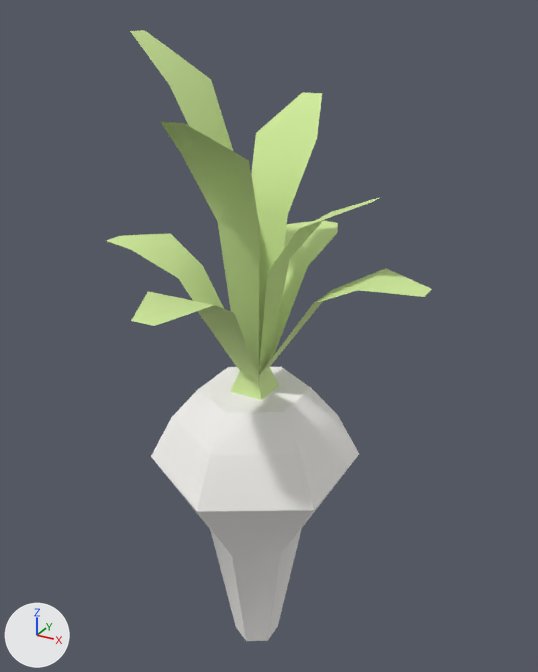
One commit to the glTF model example_game/world/props/crop-turnip.prop/model.glb: the scene before it, then after it.
Both versions are drawn from a 50 mm camera at (0.852, -1.474, 1.678) aimed at (0.01, 0.058, 0.912). The axes (+X, +Y, +Z) are drawn at lower left. The lights are the same throughout. The older version comes first. Vertices at exactly the same position are counted once.

Script lines for the objects in view, before the commit:
```python
me_model = bpy.data.meshes.new('model')
me_model.from_pydata(...)  # 86 vertices, 120 faces; spans x -0.43..0.43, y -0.43..0.43, z -0.02..1.63
me_model.materials.append(mat_style)
ob_model = bpy.data.objects.new('model', me_model)
ob_model.location = (0.0, 0.0, 0.0)
```
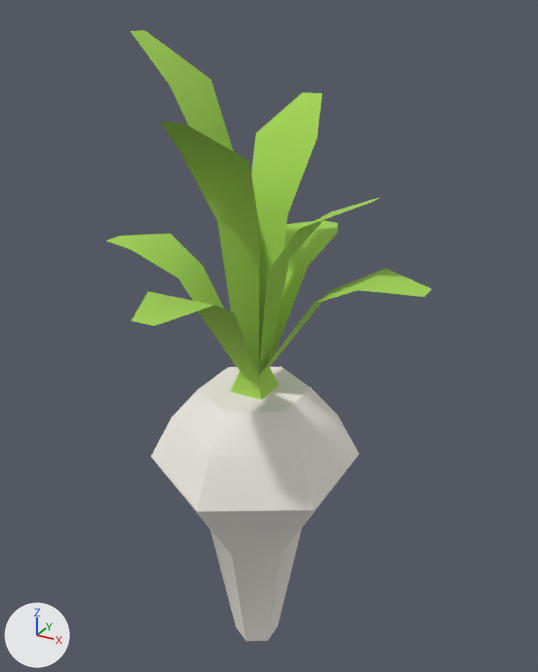
The edits, one by one:
me_model has 86 vertices, 120 faces and spans x -0.43..0.43, y -0.43..0.43, z -0.02..1.63.
me_model is used by ob_model.
me_model part 1: 62 faces centred in x -0.22..0.22, y -0.21..0.21, z -0.02..0.79 are repainted in the vertex colours; the middle colour goes from white #f8f6f3 to white #f0ece4.
me_model part 2: 58 faces centred in x -0.39..0.39, y -0.39..0.39, z 0.8..1.6 are repainted in the vertex colours; the middle colour goes from green #d1eb9c to green #a3d455.

Boxes (x1, y1, x2, y2) around the edits, measured in the pictures (538 x 672 px):
part 1 of me_model, recoloured
    both: (151, 367, 357, 513)
part 2 of me_model, recoloured (darker)
    both: (107, 30, 432, 400)
